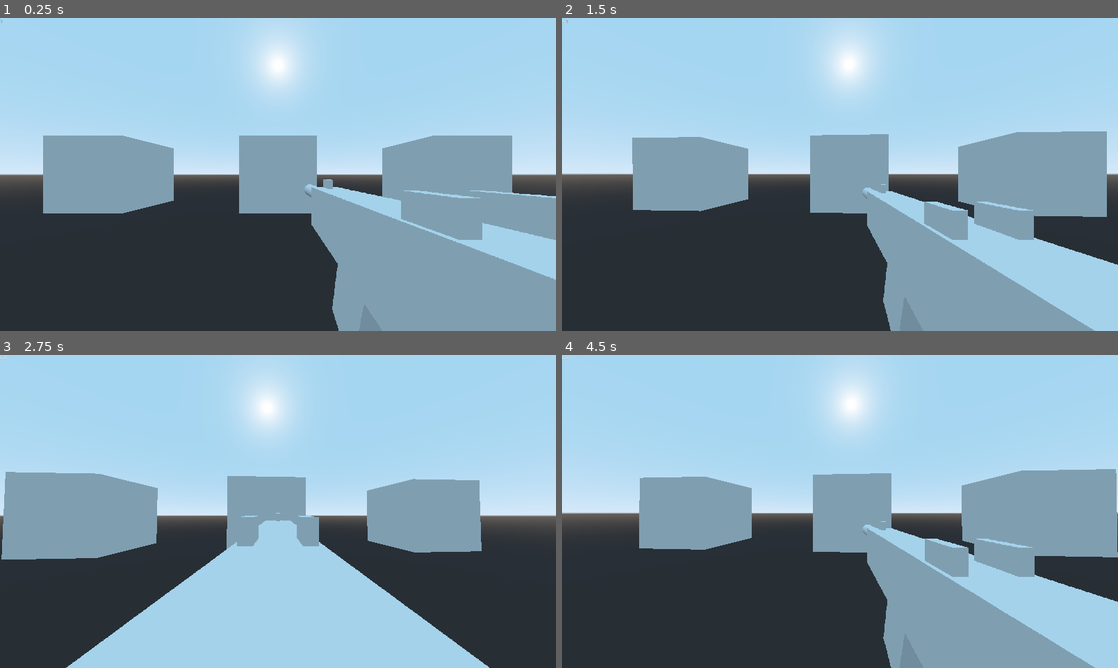
Above: before the commit, frames 1-4 (two rows, left to right).
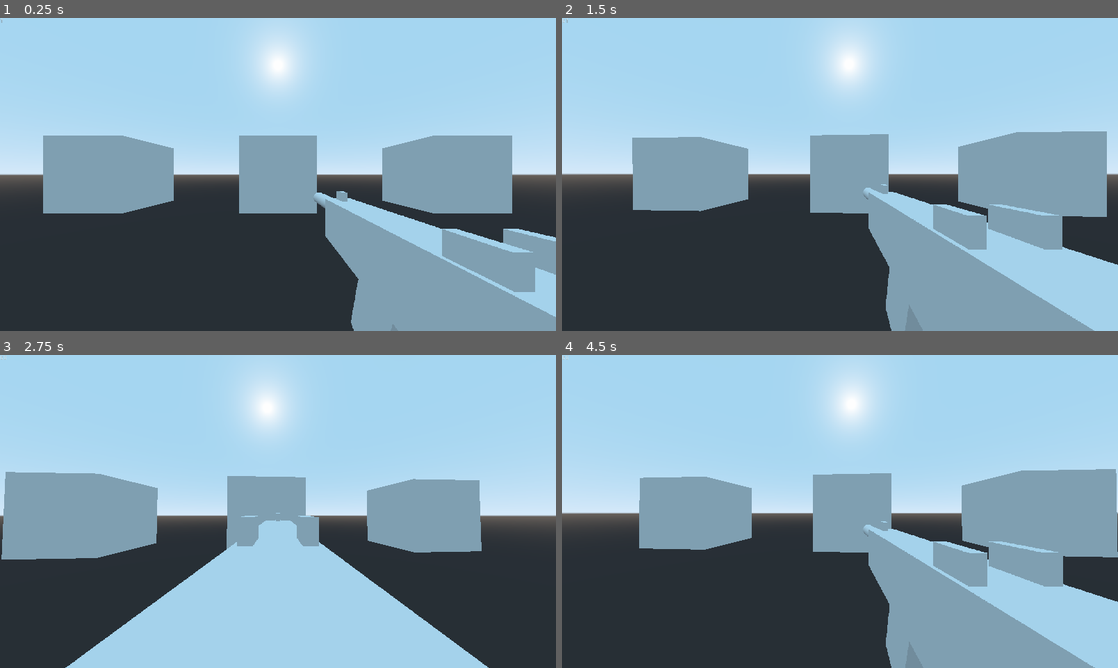
Above: after the commit, the same moments.

Repository: ringating/fps-test
Game: Godot game, scene res://scenes/3d_test_scene.tscn
The game is run twice, just before and just after one commit, with the same random seed, the same clock (stepped at 60 frames per second) and the same inputs.
Inputs (mouse positions are in pixels of both pictures, inside the frame that each line leads up to):
- Up to frame 1 (0.25 s): no input
- Up to frame 2 (1.5 s): move the mouse to (867, 174) at 0.52 s; hold Right mouse button (ADS) 0.53-1.28 s; click (867, 174) at 0.8 s; move the mouse to (812, 174) at 1.27 s; click (812, 174) at 1.35 s
- Up to frame 3 (2.75 s): right-click (250, 511) at 1.55 s; move the mouse to (289, 505) at 2.02 s; hold Right mouse button (ADS) from 2.03 s (still down); click (289, 505) at 2.3 s
- Up to frame 4 (4.5 s): move the mouse to (834, 517) at 2.77 s; release Right mouse button (ADS) at 2.78 s; click (834, 517) at 2.85 s; right-click (834, 517) at 3.05 s; move the mouse to (878, 514) at 3.52 s; hold Right mouse button (ADS) 3.53-4.28 s; click (878, 514) at 3.8 s; move the mouse to (795, 508) at 4.27 s; click (795, 508) at 4.35 s

The runs differ from the first frame. In frame 1, 6.9% of the frame differs, in the area x 54-100%, y 51-100%; in frame 2, 1.3%; in frame 3, less than 0.1%; in frame 4, 1.3%.

Commit message:
added fire script, updated sway script, other refactoring

Diff:
--- a/project.godot
+++ b/project.godot
@@ -21,7 +21,7 @@
 
 [debug]
 
-settings/fps/force_fps=300
+settings/fps/force_fps=60
 
 [display]
 
@@ -35,6 +35,7 @@
 ADS={
 "deadzone": 0.5,
 "events": [ Object(InputEventMouseButton,"resource_local_to_scene":false,"resource_name":"","device":0,"alt":false,"shi …(212 unchanged characters)…
+, Object(InputEventKey,"resource_local_to_scene":false,"resource_name":"","device":0,"alt":false,"shift":false,"control":false,"meta":false,"command":false,"pressed":false,"scancode":46,"unicode":0,"echo":false,"script":null)
  ]
 }
 Fire={
--- a/scenes/3d_test_scene.tscn
+++ b/scenes/3d_test_scene.tscn
@@ -1,10 +1,12 @@
-[gd_scene load_steps=9 format=2]
+[gd_scene load_steps=10 format=2]
 
 [ext_resource path="res://scripts/mouse_look.gd" type="Script" id=1]
 [ext_resource path="res://worlds/viewmodel_world.tres" type="World" id=2]
 [ext_resource path="res://default_env.tres" type="Environment" id=3]
-[ext_resource path="res://scripts/viewmodel_drag.gd" type="Script" id=4]
-[ext_resource path="res://scripts/print_fps_to_label.gd" type="Script" id=5]
+[ext_resource path="res://scripts/viewmodel_sway.gd" type="Script" id=4]
+[ext_resource path="res://scripts/fire_weapon.gd" type="Script" id=5]
+[ext_resource path="res://scripts/print_fps_to_label.gd" type="Script" id=6]
+
 
 [sub_resource type="CubeMesh" id=1]
 
@@ -80,7 +82,6 @@
 fov = 90.0
 
 [node name="gun_model_root" type="Spatial" parent="viewmodel_vp_container/viewmodel_viewport/viewmodel_camera"]
-editor/display_folded = true
 transform = Transform( 1, 0, 0, 0, 1, 0, 0, 0, 1, 0, -0.363, -0.698 )
 script = ExtResource( 4 )
 
@@ -114,6 +115,9 @@
 mesh = SubResource( 3 )
 material/0 = null
 
+[node name="Node" type="Node" parent="viewmodel_vp_container/viewmodel_viewport/viewmodel_camera/gun_model_root"]
+script = ExtResource( 5 )
+
 [node name="ViewportContainer" type="ViewportContainer" parent="."]
 margin_right = 80.0
 margin_bottom = 40.0
--- /dev/null
+++ b/scripts/fire_weapon.gd
@@ -0,0 +1,20 @@
+extends Node
+
+export var rpm : float = 400 # rounds per minute
+var recoilOffset : Vector3 = Vector3(0, 0, 0.3)
+
+var timeBetweenShots : float = 1/(rpm/60) # in seconds
+var timeSinceLastShot : float = timeBetweenShots
+var viewmodel
+
+# Called when the node enters the scene tree for the first time.
+func _ready():
+	viewmodel = get_node("..")
+
+# Called every frame. 'delta' is the elapsed time since the previous frame.
+func _process(delta):
+	if timeSinceLastShot >= timeBetweenShots and Input.is_action_pressed("Fire") :
+		timeSinceLastShot = 0
+		viewmodel.addToOffset(recoilOffset)
+	else:
+		timeSinceLastShot += delta
--- a/scripts/mouse_look.gd
+++ b/scripts/mouse_look.gd
@@ -5,7 +5,7 @@
 var mousePosUpdated : bool = false
 var windowRes : Vector2 = Vector2(ProjectSettings.get_setting("display/window/size/width"), ProjectSettings.get_setting("display/window/size/height"))
 var mouseWarpDelta : Vector2 = Vector2(0,0)
-var mouseDelta : Vector2 setget , getMouseDelta
+var aimDelta : Vector2 setget , getAimDelta
 
 # Called when the node enters the scene tree for the first time.
 func _ready():
@@ -14,12 +14,12 @@
 # Called every frame. 'delta' is the elapsed time since the previous frame.
 func _process(delta):
 	if mousePosUpdated:
-		mouseDelta = mousePosDelta - mouseWarpDelta
-		rotate_y(mouseDelta.x * sens * -1)
-		rotate_object_local(Vector3(1,0,0), mouseDelta.y * sens * -1)
+		aimDelta = (mousePosDelta - mouseWarpDelta) * sens
+		rotate_y(aimDelta.x * -1)
+		rotate_object_local(Vector3(1,0,0), aimDelta.y * -1)
 		mousePosUpdated = false
 	else:
-		mouseDelta = Vector2.ZERO;
+		aimDelta = Vector2.ZERO;
 
 func _unhandled_input(event):
 	if event is InputEventMouseMotion:
@@ -28,5 +28,5 @@
 		Input.warp_mouse_position(windowRes / 2)
 		mousePosUpdated = true
 
-func getMouseDelta():
-	return mouseDelta
+func getAimDelta():
+	return aimDelta
--- a/scripts/viewmodel_drag.gd
+++ /dev/null
@@ -1,60 +0,0 @@
-extends Spatial
-
-
-##### constants #####
-
-# where the weapon is located when motionless
-var hipBasePos : Vector3 = Vector3(0.6,-0.5,-0.8)
-var adsBasePos : Vector3 = Vector3(0,-0.38,-0.8)
-
-# how far the weapon should move
-var hipMotionScalar : Vector2 = Vector2(4, 4) / 100000
-var adsMotionScalar : Vector2 = Vector2(0.8, 0.8) / 100000
-
-# how quickly the weapon should react to mouse movements
-var hipLerpRate : float = 8
-var adsLerpRate : float = 14
-
-# how quickly to change all of the above values from...
-var toHipLerpRate : float = 10 # ...ADS to HIP
-var toAdsLerpRate : float = 60 # ...HIP to ADS
-
-
-##### variables #####
-var basePosition : Vector3
-var offset : Vector2
-var motionScalar : Vector2
-var mouseLook
-var lerpRate : float = hipLerpRate
-
-
-# Called when the node enters the scene tree for the first time.
-func _ready():
-	mouseLook = get_node("/root/root_spatial/main_camera")
-
-
-# a rate of 1 should travel half the distance in 1 sec, a rate of 2 should go twice as fast
-# credit: https://www.gamasutra.com/blogs/ScottLembcke/20180404/316046/Improved_Lerp_Smoothing.php
-static func expLerp(initialValue, targetValue, rate, delta):
-	return lerp(targetValue, initialValue, pow(2, -rate*delta))
-
-
-# Called every frame. 'delta' is the elapsed time since the previous frame.
-func _process(delta):
-
-	if(delta == 0): # sometimes delta is 0, and that crashes division
-		delta = 0.00000001
-
-	if Input.is_action_pressed("ADS") :
-		basePosition = expLerp(basePosition, adsBasePos, toAdsLerpRate, delta)
-		motionScalar = expLerp(motionScalar, adsMotionScalar, toAdsLerpRate, delta)
-		lerpRate = expLerp(lerpRate, adsLerpRate, toAdsLerpRate, delta)
-	else:
-		basePosition = expLerp(basePosition, hipBasePos, toHipLerpRate, delta)
-		motionScalar = expLerp(motionScalar, hipMotionScalar, toHipLerpRate, delta)
-		lerpRate = expLerp(lerpRate, hipLerpRate, toHipLerpRate, delta)
-
-	offset.x = expLerp(offset.x, motionScalar.x * mouseLook.getMouseDelta().x / (delta), lerpRate, delta)
-	offset.y = expLerp(offset.y, motionScalar.y * mouseLook.getMouseDelta().y / (delta), lerpRate, delta)
-
-	translation = Vector3(basePosition.x - offset.x, basePosition.y + offset.y, basePosition.z)
--- /dev/null
+++ b/scripts/viewmodel_sway.gd
@@ -0,0 +1,73 @@
+extends Spatial
+
+
+##### constants #####
+
+# where the weapon is located when motionless
+var hipBasePos : Vector3 = Vector3(0.6,-0.5,-0.8)
+var adsBasePos : Vector3 = Vector3(0,-0.38,-0.8)
+
+# how far the weapon should move due to mouse movements (x,y) and recoil (z)
+var hipMotionScalar : Vector3 = Vector3(0.04, 0.04, 1)
+var adsMotionScalar : Vector3 = Vector3(0.008, 0.008, 0.75)
+
+# how quickly the weapon should react to mouse movements (x,y) and recover from recoil (z)
+var hipLerpRate : Vector3 = Vector3(8,8,20)
+var adsLerpRate : Vector3 = Vector3(14,14,20)
+
+# how quickly to change all of the above values from...
+var toHipLerpRateBP : float = 10 # ...ADS to HIP
+#var toHipLerpRateMS : float = 600
+#var toHipLerpRateLR : float = 10
+var toAdsLerpRateBP : float = 60 # ...HIP to ADS
+#var toAdsLerpRateMS : float = 60
+#var toAdsLerpRateLR : float = 60
+
+
+##### variables #####
+var basePosition : Vector3
+var offset : Vector3 = hipBasePos setget addToOffset
+var motionScalar : Vector3
+var mouseLook
+var lerpRate : Vector3 = hipLerpRate
+
+
+# Called when the node enters the scene tree for the first time.
+func _ready():
+	mouseLook = get_node("/root/root_spatial/main_camera")
+
+
+# a rate of 1 should travel half the distance in 1 sec, a rate of 2 should go twice as fast
+# credit: https://www.gamasutra.com/blogs/ScottLembcke/20180404/316046/Improved_Lerp_Smoothing.php
+static func expLerp(initialValue, targetValue, rate:float, delta:float):
+	return lerp(targetValue, initialValue, pow(2, -rate*delta))
+
+
+# Called every frame. 'delta' is the elapsed time since the previous frame.
+func _process(delta):
+
+	if(delta == 0): # sometimes delta is 0, and that crashes division
+		delta = 0.00000001
+
+	if Input.is_action_pressed("ADS") :
+		basePosition = expLerp(basePosition, adsBasePos, toAdsLerpRateBP, delta)
+#		motionScalar = expLerp(motionScalar, adsMotionScalar, toAdsLerpRateMS, delta)
+		motionScalar = adsMotionScalar
+#		lerpRate = expLerp(lerpRate, adsLerpRate, toAdsLerpRateLR, delta)
+		lerpRate = hipLerpRate
+	else:
+		basePosition = expLerp(basePosition, hipBasePos, toHipLerpRateBP, delta)
+#		motionScalar = expLerp(motionScalar, hipMotionScalar, toHipLerpRateMS, delta)
+		motionScalar = hipMotionScalar
+#		lerpRate = expLerp(lerpRate, hipLerpRate, toHipLerpRateLR, delta)
+		lerpRate = hipLerpRate
+
+	offset.x = expLerp(offset.x, motionScalar.x * (-mouseLook.getAimDelta().x) / (delta), lerpRate.x, delta)
+	offset.y = expLerp(offset.y, motionScalar.y * mouseLook.getAimDelta().y / (delta), lerpRate.y, delta)
+	offset.z = expLerp(offset.z, 0, lerpRate.z, delta)
+
+	translation = Vector3(basePosition.x + offset.x, basePosition.y + offset.y, basePosition.z + offset.z)
+
+
+func addToOffset(moreOffset : Vector3):
+	offset += moreOffset * motionScalar.z
Not shown: 1 places in scenes/3d_test_scene.tscn that only renumber resources
Not shown, added: todo.txt
